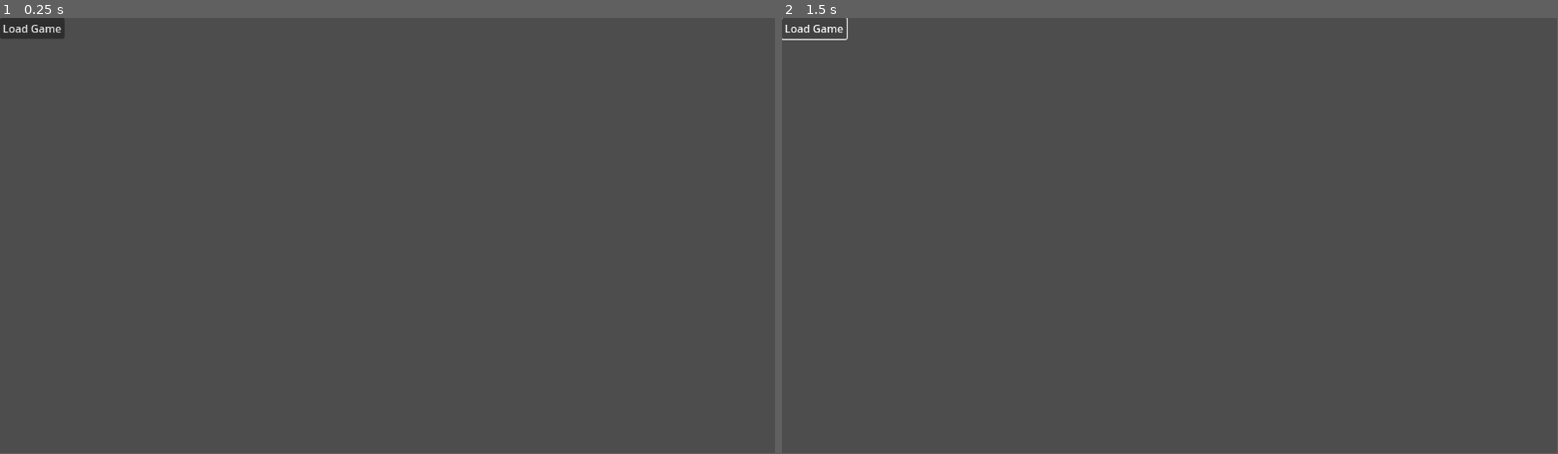
Above: before the commit, frames 1-2 (left to right).
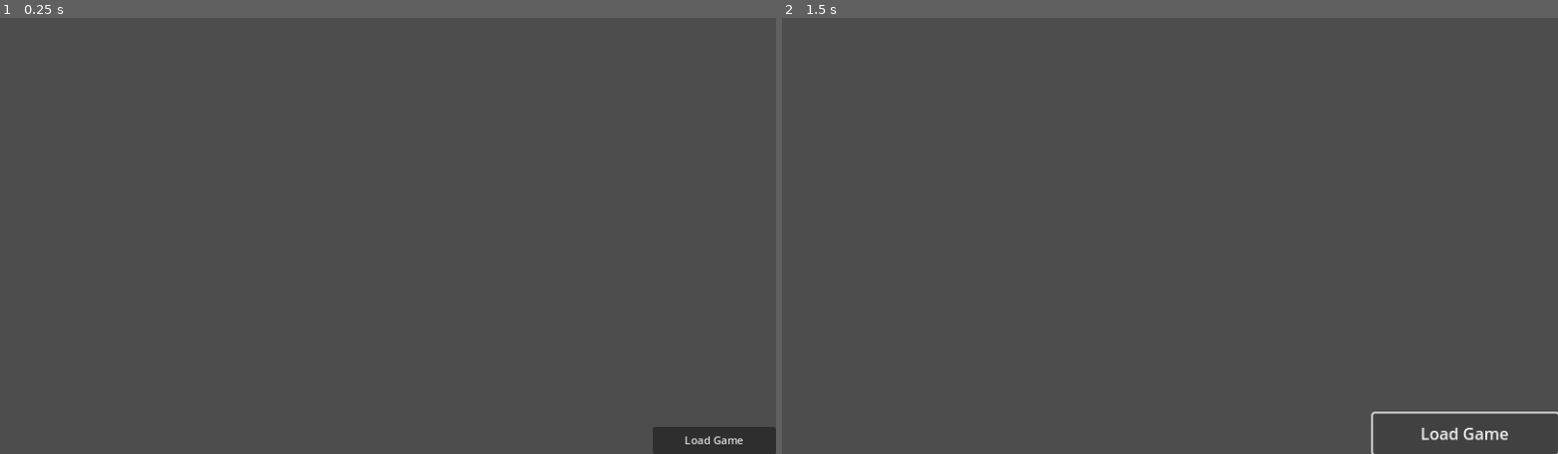
Above: after the commit, the same moments.

Repository: Wiggles-nextGen/wng-game
Game: Godot game, scene res://test/control.tscn
Same seed, same stepped clock (60 frames per second), same inputs: the game is played once before the commit and once after it.
Inputs:
- Up to frame 1 (0.25 s): no input
- Up to frame 2 (1.5 s): click "Load Game" at 0.5 s
In our replay, the window is 799x449 before the commit and 800x450 after it. These sizes can differ from the game's own. Grey fills any space a smaller window leaves; there, only what the larger window draws over its background counts as a difference.

The runs differ from the first frame. In frame 1, 1.3% of the frame differs, in the area x 0-100%, y 0-100%; in frame 2, 0.5%.

Commit message:
Tested ui scale

Diff:
--- a/game/project.godot
+++ b/game/project.godot
@@ -15,6 +15,11 @@
 config/features=PackedStringArray("4.0", "Vulkan Clustered")
 config/icon="res://icon.png"
 
+[display]
+
+window/stretch/mode="canvas_items"
+window/stretch/aspect="expand"
+
 [internationalization]
 
 locale/translations=PackedStringArray("res://translations/ui_menu.de.translation", "res://translations/ui_menu.en.translation")
--- /dev/null
+++ b/game/test/control.gd
@@ -0,0 +1,15 @@
+extends Control
+
+
+# Called when the node enters the scene tree for the first time.
+func _ready():
+	pass # Replace with function body.
+
+
+# Called every frame. 'delta' is the elapsed time since the previous frame.
+func _process(delta):
+	pass
+
+
+func _on_button_pressed():
+	get_tree().root.set_content_scale_factor(1.5);
--- a/game/test/control.tscn
+++ b/game/test/control.tscn
@@ -1,10 +1,21 @@
-[gd_scene format=3 uid="uid://bi1av08xicrjp"]
+[gd_scene load_steps=2 format=3 uid="uid://bi1av08xicrjp"]
+
+[ext_resource type="Script" path="res://test/control.gd" id="1_u3d8r"]
 
 [node name="Control" type="Control"]
 anchor_right = 1.0
 anchor_bottom = 1.0
+size_flags_horizontal = 3
+size_flags_vertical = 3
+script = ExtResource( "1_u3d8r" )
 
 [node name="Button" type="Button" parent="."]
-offset_right = 8.0
-offset_bottom = 31.0
+anchor_left = 1.0
+anchor_top = 1.0
+anchor_right = 1.0
+anchor_bottom = 1.0
+offset_left = -183.0
+offset_top = -40.0
 text = "UI_MENU_LOAD_GAME"
+
+[connection signal="pressed" from="Button" to="." method="_on_button_pressed"]
